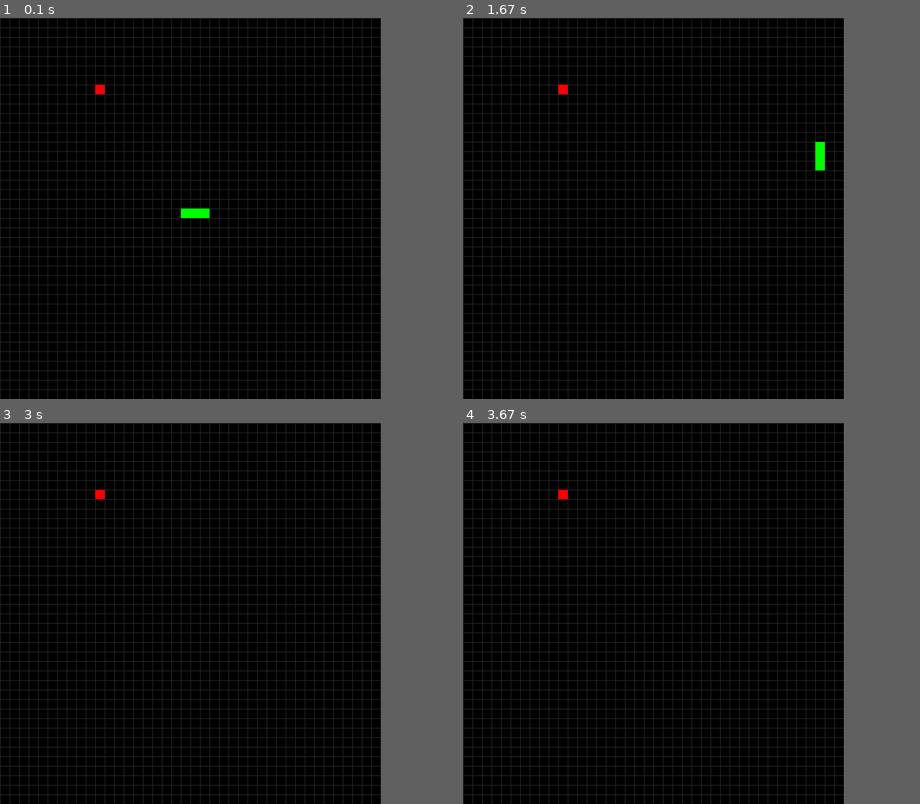
Above: before the commit, frames 1-4 (two rows, left to right).
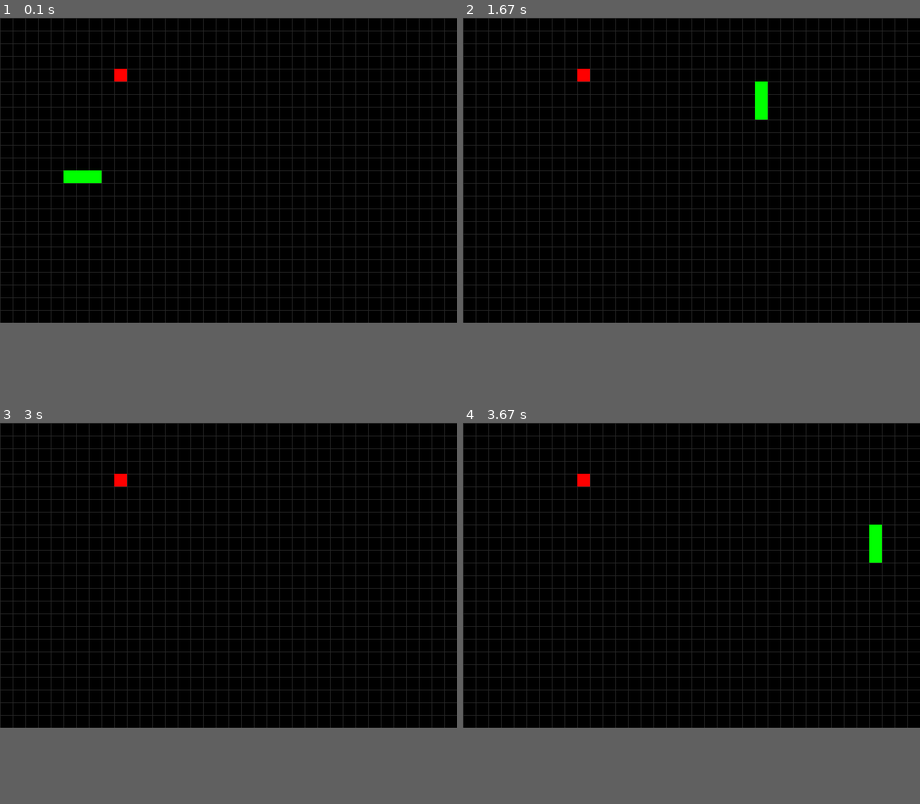
Above: after the commit, the same moments.

Repository: brenobaptista/snake-pygame
Game: pygame game, started from snake.py
Same seed, same stepped clock (60 frames per second), same inputs: the game is played once before the commit and once after it.
Inputs:
- Up to frame 1 (0.1 s): no input
- Up to frame 2 (1.67 s): tap Enter at 0.33 s; hold Up 1.17-1.63 s
- Up to frame 3 (3 s): hold Right 1.67-2.13 s; hold Left 2.17-2.7 s; hold Down from 2.73 s (still down)
- Up to frame 4 (3.67 s): release Down at 3.03 s; hold Left 3.07-3.47 s; hold Up from 3.5 s (still down)
The window is 600x600 before the commit and 720x480 after it. Grey fills any space a smaller window leaves; there, only what the larger window draws over its background counts as a difference.

The runs differ from the first frame. In frame 1, 14% of the frame differs, in the area x 0-100%, y 0-100%; in frame 2, 14%; in frame 3, 14%; in frame 4, 14%.

Commit message:
Updated settings

Diff:
--- a/snake.py
+++ b/snake.py
@@ -5,11 +5,11 @@
 
 TITLE = 'Snake'
 FRAMES_PER_SECOND = 15
-RESOLUTION = (600, 600)
-SQUARE_SIDE = 15
+RESOLUTION = (720, 480)
+SQUARE_SIDE = 20
 UP, RIGHT, DOWN, LEFT = 0, 1, 2, 3
 START_SNAKE_DIRECTION = RIGHT
-START_SNAKE_HEAD_POSITION = (300, 300)
+START_SNAKE_HEAD_POSITION = (120, 240)
 START_SNAKE_LENGTH = 3
 BACKGROUND_COLOR = (0, 0, 0)
 GRID_COLOR = (40, 40, 40)
